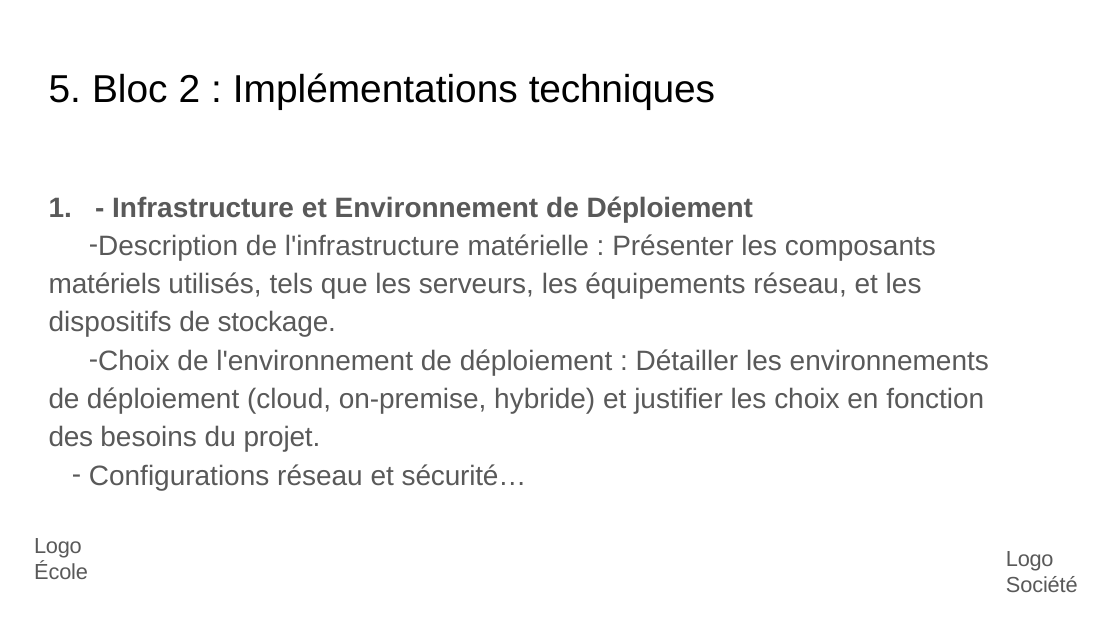
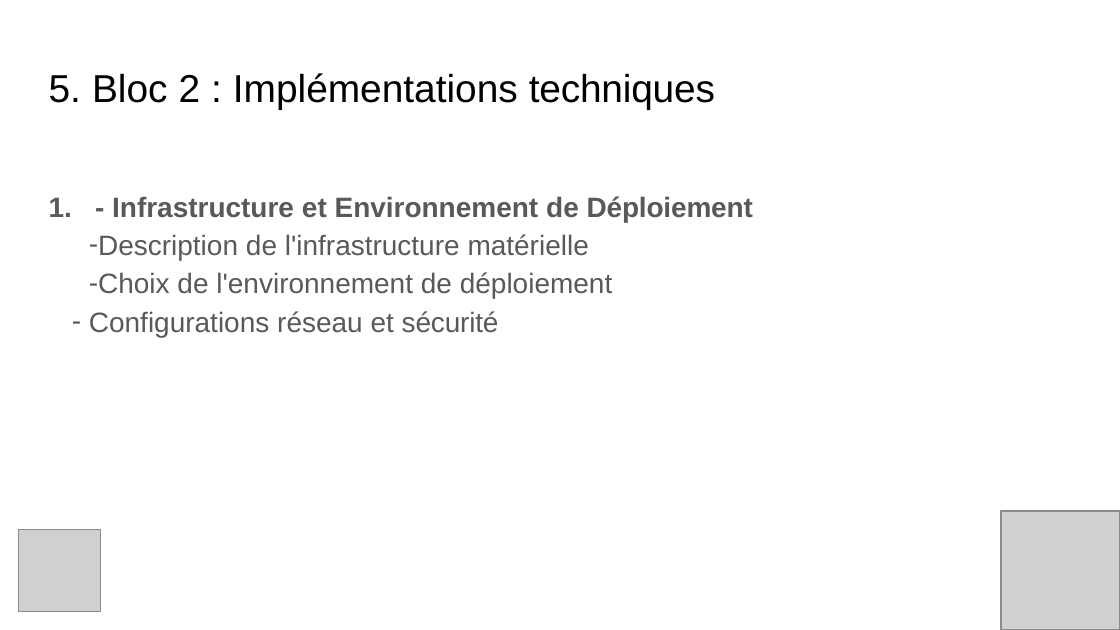
Before and after one commit to TheGeogeo/m2_ia_perso, a slide deck: slide 14 of A rendre/Georges_Coudrier_exam_slides.pptx. Drawn at 1120x630 pixels with LibreOffice and Linux fonts; fonts in the diff are those of the drawing; grey boxes stand for pictures. Boxes give left, top, right and bottom in pixels: in the first picture for what was removed or moved away, otherwise in the second. Text is boxed around its words. In the diff, an @@ line names an element or a change of style, - is before the commit and + after.

```diff
--- a/A rendre/Georges_Coudrier_exam_slides.pptx
+++ b/A rendre/Georges_Coudrier_exam_slides.pptx
@@ text at [89, 234, 612, 337]: text changed @@
-    – Description de l'infrastructure matérielle : Présenter les composants matériels utilisés, tels que les serveurs, les équipements réseau, et les dispositifs de stockage.
-    – Choix de l'environnement de déploiement : Détailler les environnements de déploiement (cloud, on-premise, hybride) et justifier les choix en fonction des besoins du projet.
-    – Configurations réseau et sécurité…
+    – Description de l'infrastructure matérielle
+    – Choix de l'environnement de déploiement
+    – Configurations réseau et sécurité
@@ picture added at [19, 530, 101, 612] @@
@@ text removed at [34, 538, 88, 579] @@
-Logo École
@@ picture added at [1001, 511, 1120, 629] @@
@@ text removed at [1006, 551, 1078, 592] @@
-Logo Société
```
Also in this commit, not shown: 10 other slides changed.
